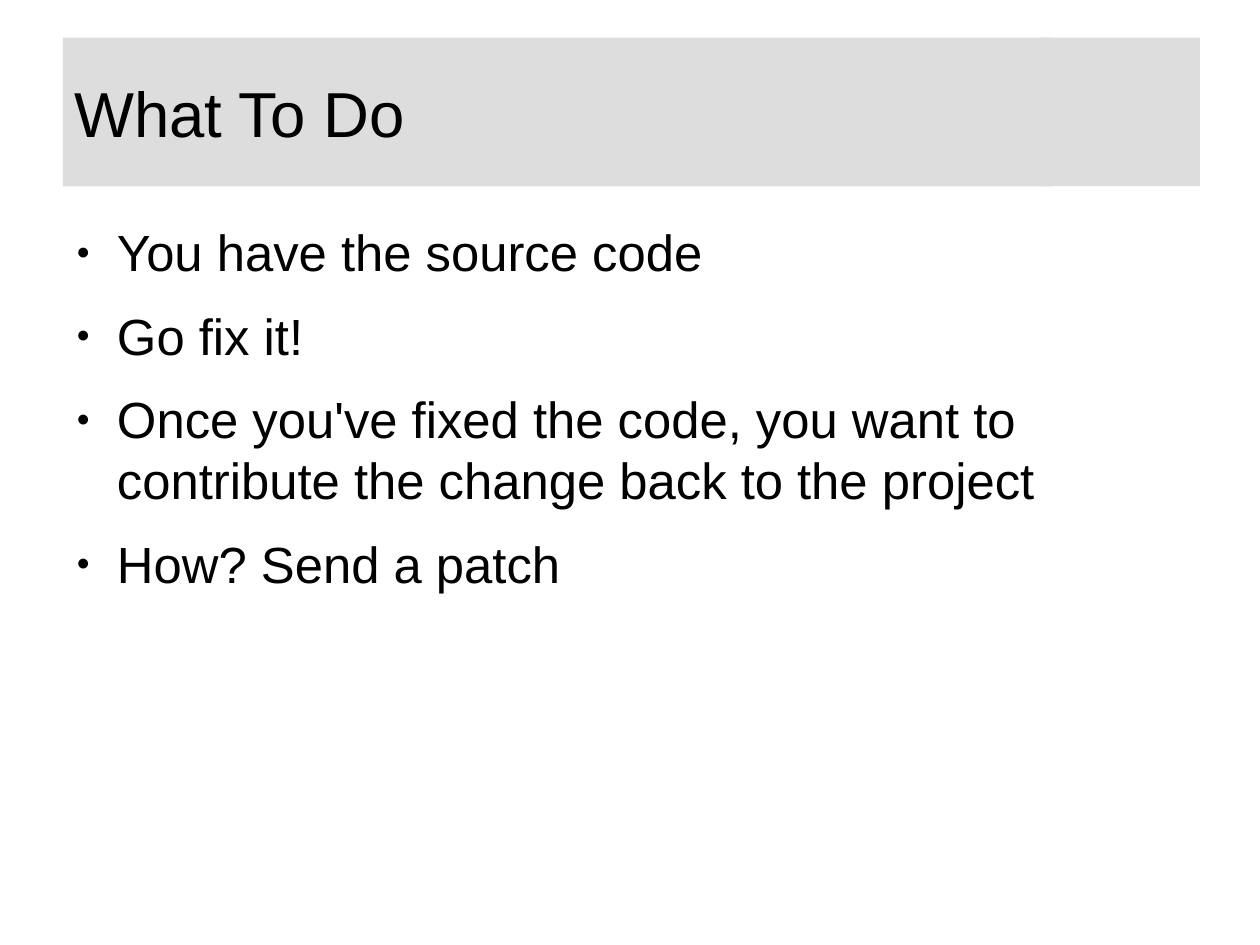
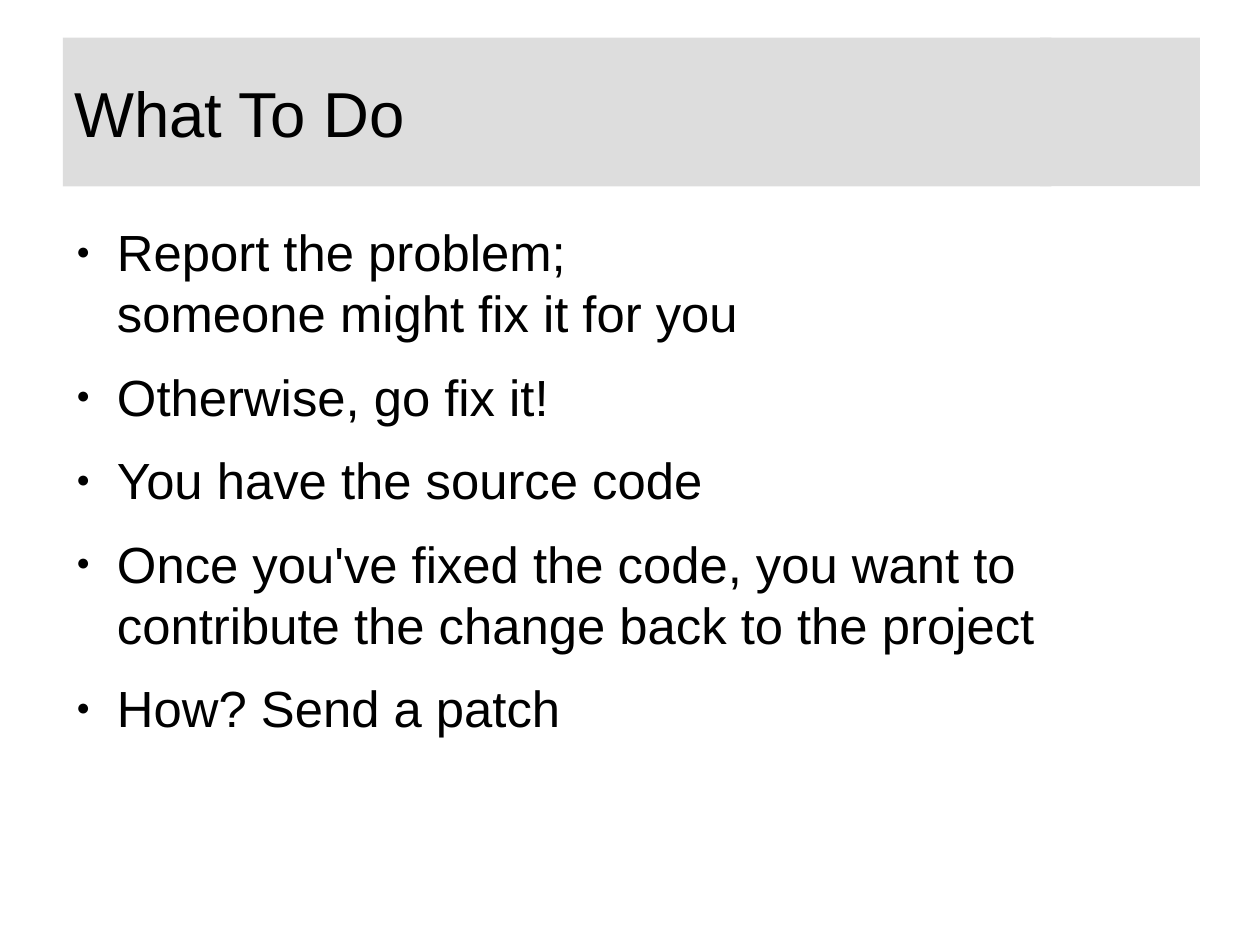
Before and after one commit to swarren/presentations, a slide deck: slide 10 of lcs-foss-intro/lcs-foss-intro.odp. Drawn at 1260x945 pixels with LibreOffice and Linux fonts; fonts in the diff are those of the drawing; background and template pictures are left out. Boxes give left, top, right and bottom in pixels: in the first picture for what was removed or moved away, otherwise in the second. Text is boxed around its words. In the diff, an @@ line names an element or a change of style, - is before the commit and + after.

```diff
--- a/lcs-foss-intro/lcs-foss-intro.odp
+++ b/lcs-foss-intro/lcs-foss-intro.odp
@@ text at bbox=[117, 234, 738, 426]: paragraphs added @@
+● Report the problem;
+  someone might fix it for you
+● Otherwise, go fix it!
@@ text at bbox=[117, 318, 303, 356]: paragraph removed @@
-● Go fix it!
```
Also in this commit, not shown: 9 other slides changed, 2 slides added, 1 other file.
